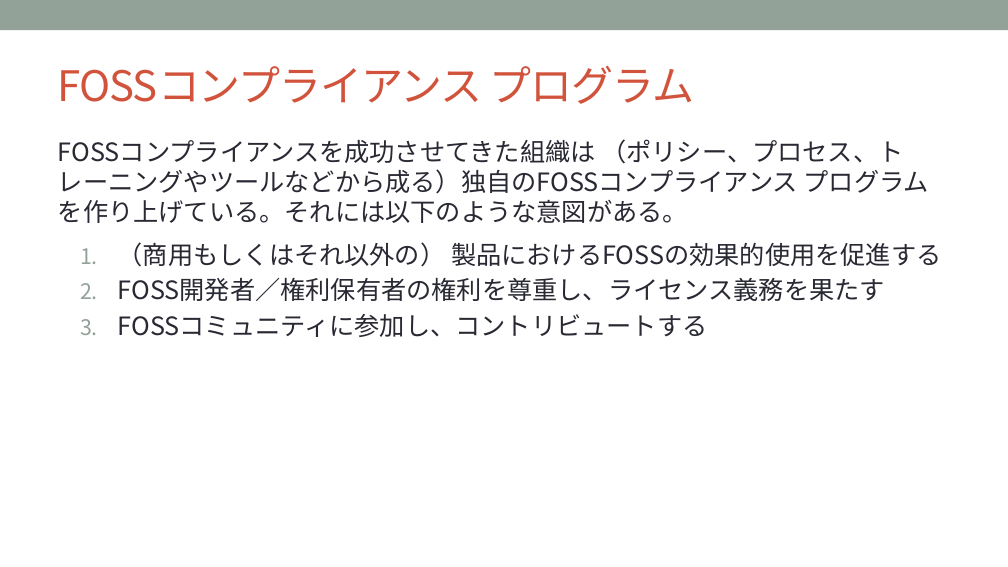
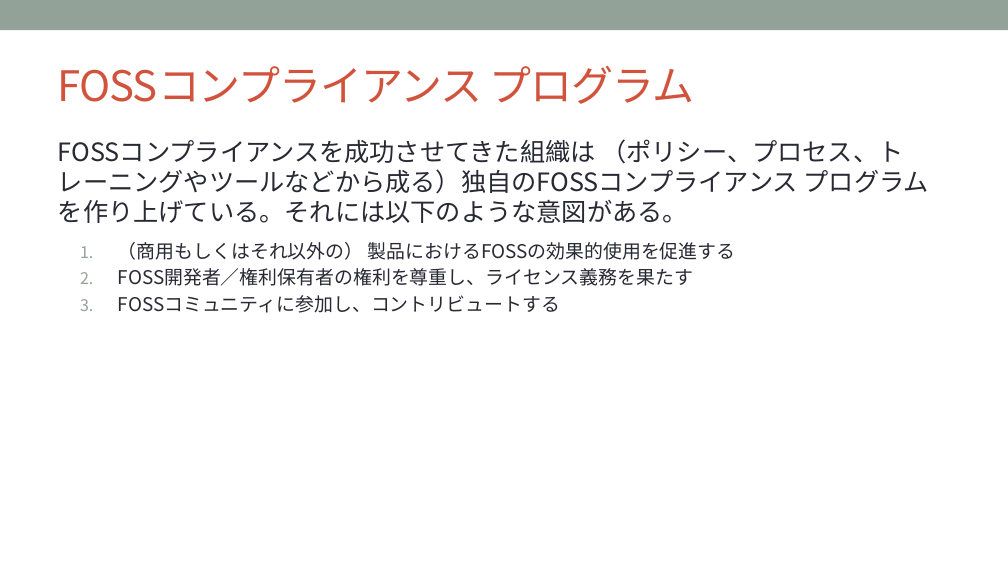
Before and after one commit to OpenChain-Project/Curriculum-Translation-JP, a slide deck: slide 30 of REVIEW/Version_for_v1.1/openchain-curriculum-for-1-1_JP_review_tani.pptx (slide 31 before the commit). Drawn at 1008x567 pixels with LibreOffice and Linux fonts; fonts in the diff are those of the drawing; background and template pictures are left out. Boxes give left, top, right and bottom in pixels: in the first picture for what was removed or moved away, otherwise in the second. Text is boxed around its words. In the diff, an @@ line names an element or a change of style, - is before the commit and + after.

```diff
--- a/REVIEW/Version_for_v1.1/openchain-curriculum-for-1-1_JP_review_tani.pptx
+++ b/REVIEW/Version_for_v1.1/openchain-curriculum-for-1-1_JP_review_tani.pptx
@@ text at (x1=118, y1=242, x2=736, y2=313): size 24 to 18 pt in "（商用もしくはそれ以外の） 製品におけるFOSSの効果的使用を促進する", "FOSS開発者／権利保有者の権利を尊重し、ライセンス義務を果たす", "FOSSコミュニティに参加し、コントリビュートする"; less space between paragraphs @@
```
Also in this commit, not shown: 46 other slides changed, 2 slides removed.
